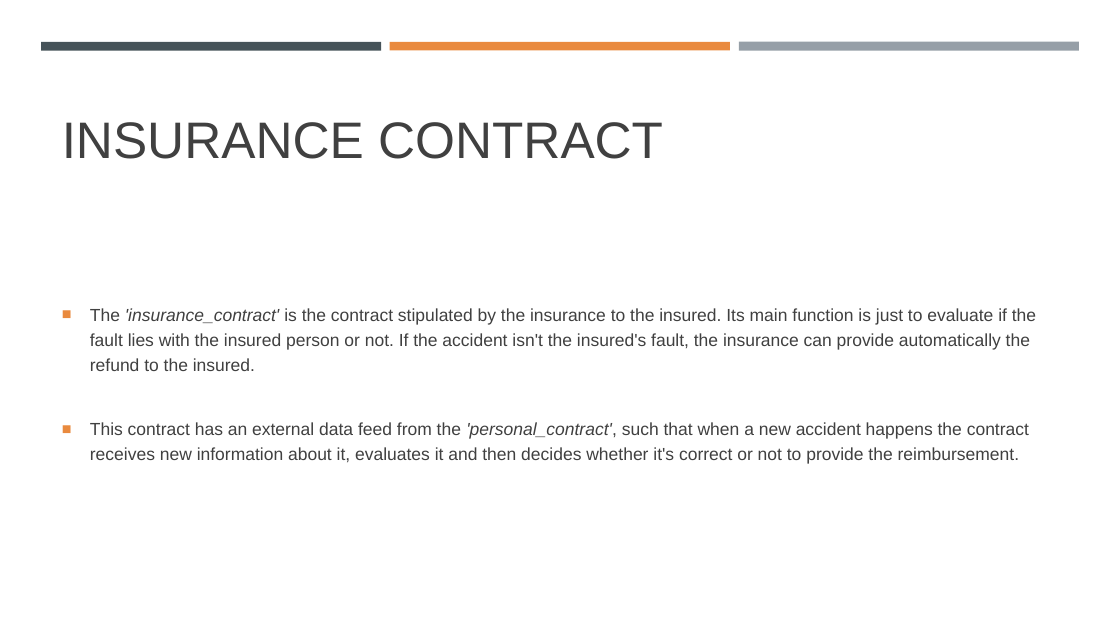
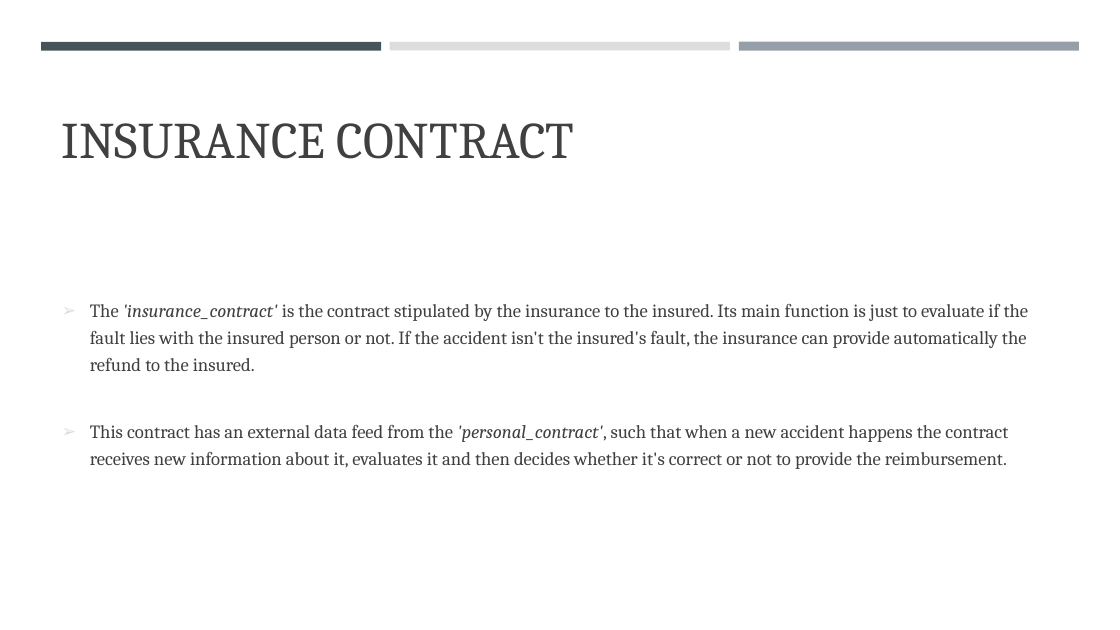
Before and after one commit to costanzimartina/Fintech_project, a slide deck: slide 11 of AutoInsurtech_Adobati_Basigalup_Colombo_Costanzi_Utke.pptx. Drawn at 1120x630 pixels with LibreOffice and Linux fonts; fonts in the diff are those of the drawing. Boxes give left, top, right and bottom in pixels: in the first picture for what was removed or moved away, otherwise in the second. Text is boxed around its words. In the diff, an @@ line names an element or a change of style, - is before the commit and + after.

```diff
--- a/AutoInsurtech_Adobati_Basigalup_Colombo_Costanzi_Utke.pptx
+++ b/AutoInsurtech_Adobati_Basigalup_Colombo_Costanzi_Utke.pptx
@@ rectangle at (x1=390, y1=42, x2=730, y2=50): fill #E98A3E to #DDDDDD @@
@@ title "INSURANCE CONTRACT" at (x1=62, y1=123, x2=575, y2=159): font Arial to Cambria @@
@@ text "The 'insurance_contract' is the contract ..." at (x1=90, y1=304, x2=1029, y2=469): size 15 to 16 pt, font Arial to Cambria; bullet ■ to ➢; bullet colour #E98A3E to #DDDDDD @@
```
Also in this commit, not shown: 11 other slides changed, 3 slides added, 3 slides removed, 4 other files.
